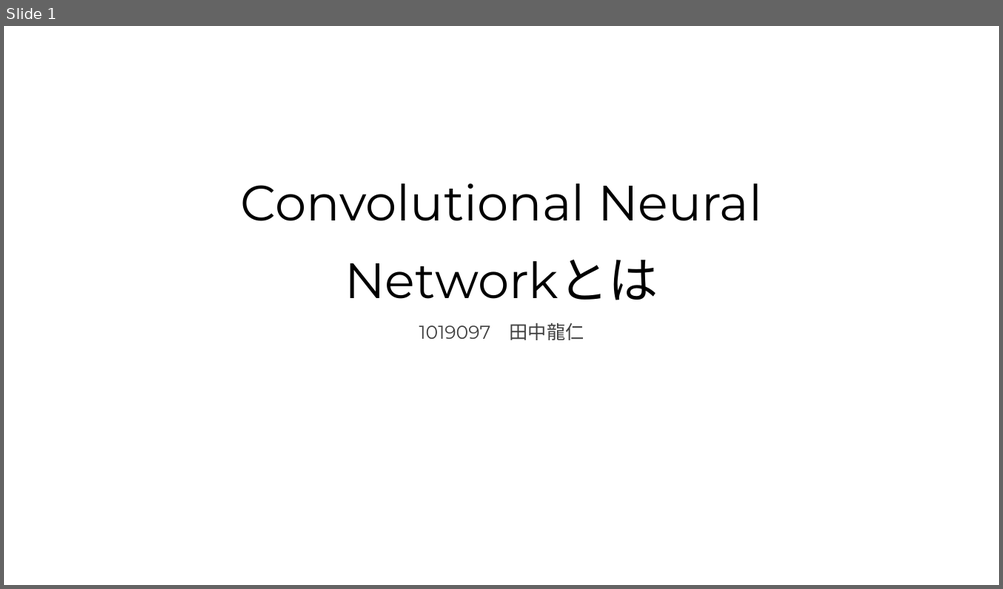
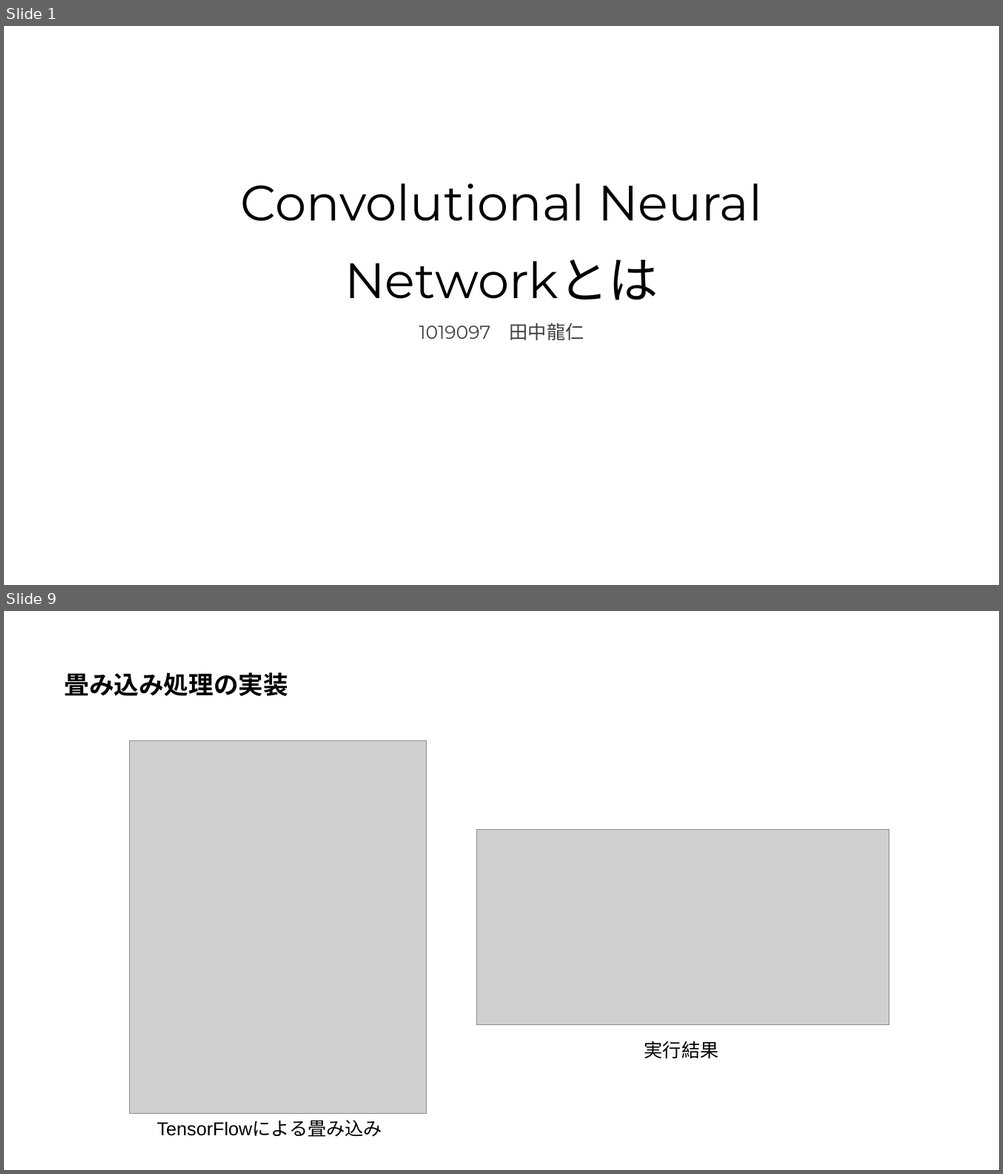
Before and after one commit to Harrry1206/-Graduation-research2, a slide deck: Convolutional Neural Networkとは.pptx. Shown one above the other, each under a label of ours: slide 1 before the commit, slides 1 and 9 after it; the slides between them are not shown. The pictures are 1003x589 and 1003x1174 pixels, drawn with LibreOffice and Linux fonts; fonts in the diff are those of the drawing; grey boxes stand for pictures. Boxes give left, top, right and bottom in pixels: in the first picture for what was removed or moved away, otherwise in the second. Text is boxed around its words. In the diff, an @@ line names an element or a change of style, - is before the commit and + after.

```diff
--- a/Convolutional Neural Networkとは.pptx
+++ b/Convolutional Neural Networkとは.pptx
@@ slide 9 added at [4,611,999,1170], background #FFFFFF @@
@@ title added at [64,672,287,696], 24 pt, text #000000, bold @@
+畳み込み処理の実装
@@ picture added at [129,741,427,1114] @@
@@ picture added at [477,829,890,1025] @@
@@ text added at [644,1041,719,1059], 18 pt, text #000000 @@
+実行結果
@@ text added at [157,1121,382,1137], 18 pt, text #000000 @@
+TensorFlowによる畳み込み
```
Also in this commit, not shown: 1 slide changed, 9 other slides added, 1 slide removed.
